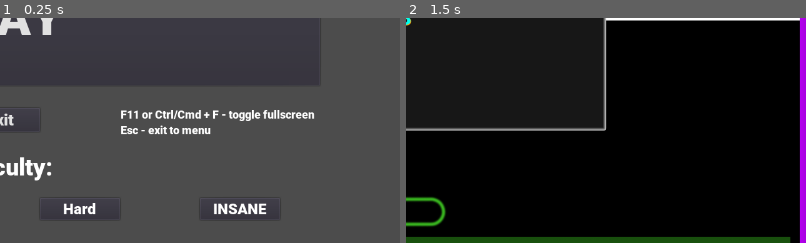
Above: before the commit, frames 1-2 (left to right).
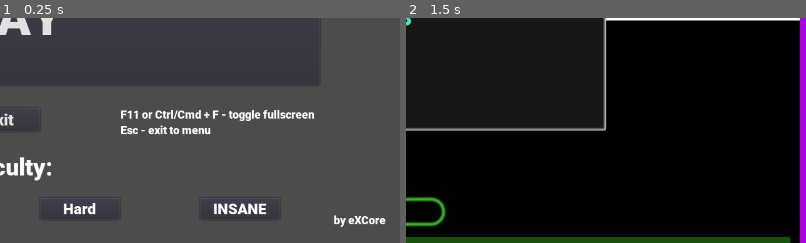
Above: after the commit, the same moments.

Repository: eXCoreX/PingPong
Game: Godot game, scene res://Menu.tscn
Same seed, same stepped clock (60 frames per second), same inputs: the game is played once before the commit and once after it.
Inputs:
- Up to frame 1 (0.25 s): no input
- Up to frame 2 (1.5 s): click "Enable VSync?" at 0.5 s; click "PLAY" at 1.25 s
The pictures show only the part of the screen within x 50-100%, y 50-100%; the shares and areas given below are measured in that part.

The runs differ from the first frame. In frame 1, 0.3% of the frame differs, in the area x 83-97%, y 87-93%; in frame 2, nothing differs.

Commit message:
Doc - 2.3, 3.0, 3.1, small tweaks in code.

Diff:
--- a/Main.tscn
+++ b/Main.tscn
@@ -129,12 +129,11 @@
 texture = ExtResource( 11 )
 
 [node name="Panel" type="Panel" parent="."]
-visible = false
 margin_left = 320.0
 margin_top = 180.0
 margin_right = 960.0
 margin_bottom = 540.0
-custom_styles/panel = SubResource( 8 )
+custom_styles/panel = SubResource( 7 )
 script = ExtResource( 14 )
 __meta__ = {
 "_edit_use_anchors_": false
@@ -156,10 +155,9 @@
 }
 
 [node name="Label" type="Label" parent="Panel"]
-visible = false
 margin_right = 640.0
 margin_bottom = 360.0
-custom_fonts/font = SubResource( 7 )
+custom_fonts/font = SubResource( 8 )
 custom_colors/font_color = Color( 0, 1, 0.941176, 1 )
 custom_colors/font_color_shadow = Color( 1, 0.627451, 0, 1 )
 text = "SCORE:
--- a/Menu.gd
+++ b/Menu.gd
@@ -1,6 +1,7 @@
 extends Control
 
 func _ready():
+	get_viewport().connect("size_changed", self, "_on_resize")
 	pass
 
 
@@ -22,8 +23,8 @@
 
 
 func _on_resize():
-	if OS.window_size[0] < GlobalVars.minimumResolution[0]:
-		OS.window_size[0] = GlobalVars.minimumResolution[0]
+	if OS.window_size[0] < 1000:
+		OS.window_size[0] = 1000
 	if OS.window_size[1] < GlobalVars.minimumResolution[1]:
 		OS.window_size[1] = GlobalVars.minimumResolution[1]
 	if OS.window_size[0] / OS.window_size[1] < GlobalVars.minimumAspectRatio:
--- a/Menu.tscn
+++ b/Menu.tscn
@@ -97,7 +97,7 @@
 anchor_top = 0.9
 anchor_right = 0.65
 anchor_bottom = 0.949
-margin_right = -6.10352e-05
+margin_right = -0.00012207
 margin_bottom = -35.28
 custom_fonts/font = SubResource( 3 )
 text = "Hard"
@@ -119,7 +119,7 @@
 "_edit_use_anchors_": false
 }
 
-[node name="Label" type="Label" parent="."]
+[node name="LabelDifficulty" type="Label" parent="."]
 anchor_left = 0.4
 anchor_top = 0.8
 anchor_right = 0.6
@@ -138,7 +138,6 @@
 anchor_top = 0.1
 anchor_right = 0.714
 anchor_bottom = 0.3
-margin_right = -17.92
 custom_fonts/font = SubResource( 5 )
 custom_colors/font_color = Color( 0, 0, 0, 1 )
 text = "PING PONG"
@@ -163,7 +162,20 @@
 "_edit_use_anchors_": false
 }
 
-[node name="CheckBox" type="CheckBox" parent="."]
+[node name="LabelAuthor" type="Label" parent="."]
+anchor_left = 0.9
+anchor_top = 0.9
+anchor_right = 1.0
+anchor_bottom = 1.0
+custom_fonts/font = SubResource( 6 )
+text = "by eXCore"
+align = 1
+valign = 1
+__meta__ = {
+"_edit_use_anchors_": false
+}
+
+[node name="CheckBoxVsync" type="CheckBox" parent="."]
 anchor_left = 0.8
 anchor_top = 0.1
 anchor_right = 0.95
@@ -180,4 +192,4 @@
 [connection signal="pressed" from="ButtonMedium" to="ButtonMedium" method="_on_ButtonDifficulty_pressed"]
 [connection signal="pressed" from="ButtonHard" to="ButtonHard" method="_on_ButtonDifficulty_pressed"]
 [connection signal="pressed" from="ButtonInsane" to="ButtonInsane" method="_on_ButtonDifficulty_pressed"]
-[connection signal="toggled" from="CheckBox" to="CheckBox" method="_on_CheckBox_toggled"]
+[connection signal="toggled" from="CheckBoxVsync" to="CheckBoxVsync" method="_on_CheckBox_toggled"]
Not shown: 3 places in Main.tscn that only renumber resources
Not shown, changed: Docs/ПояснювальнаЗаписка_КН-19_Літвінов.docx
